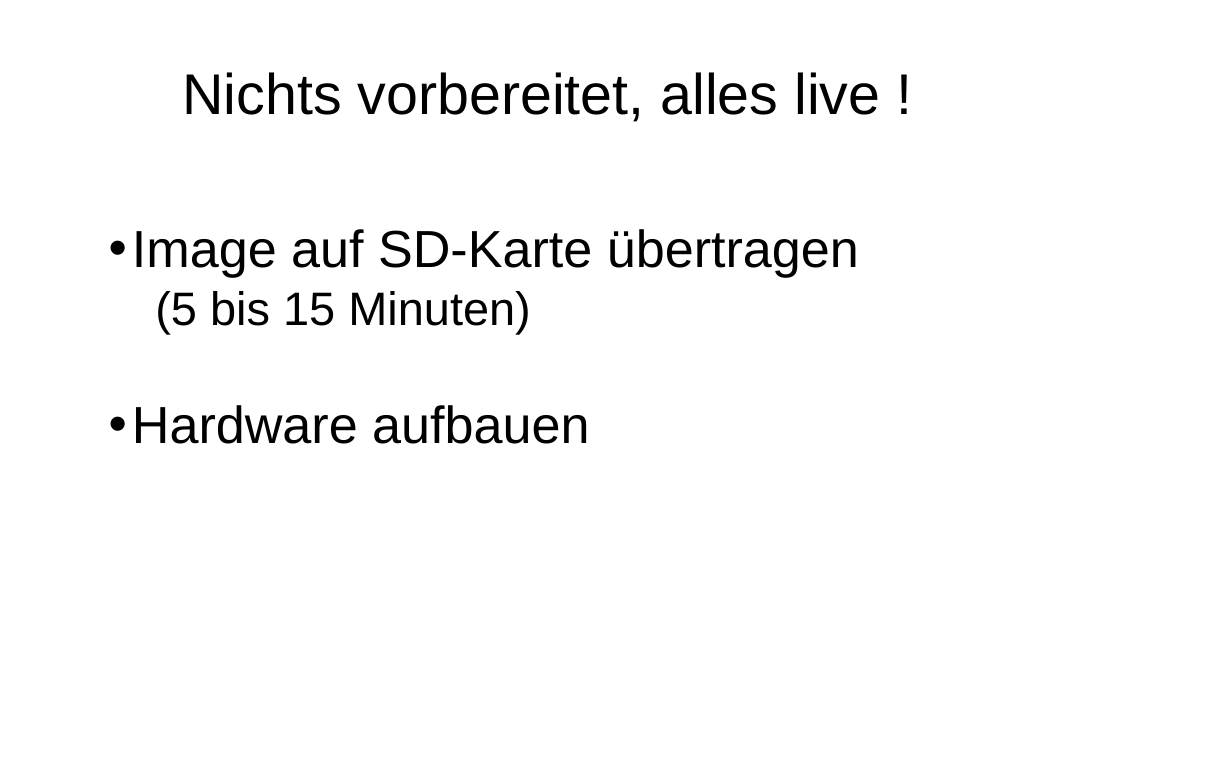
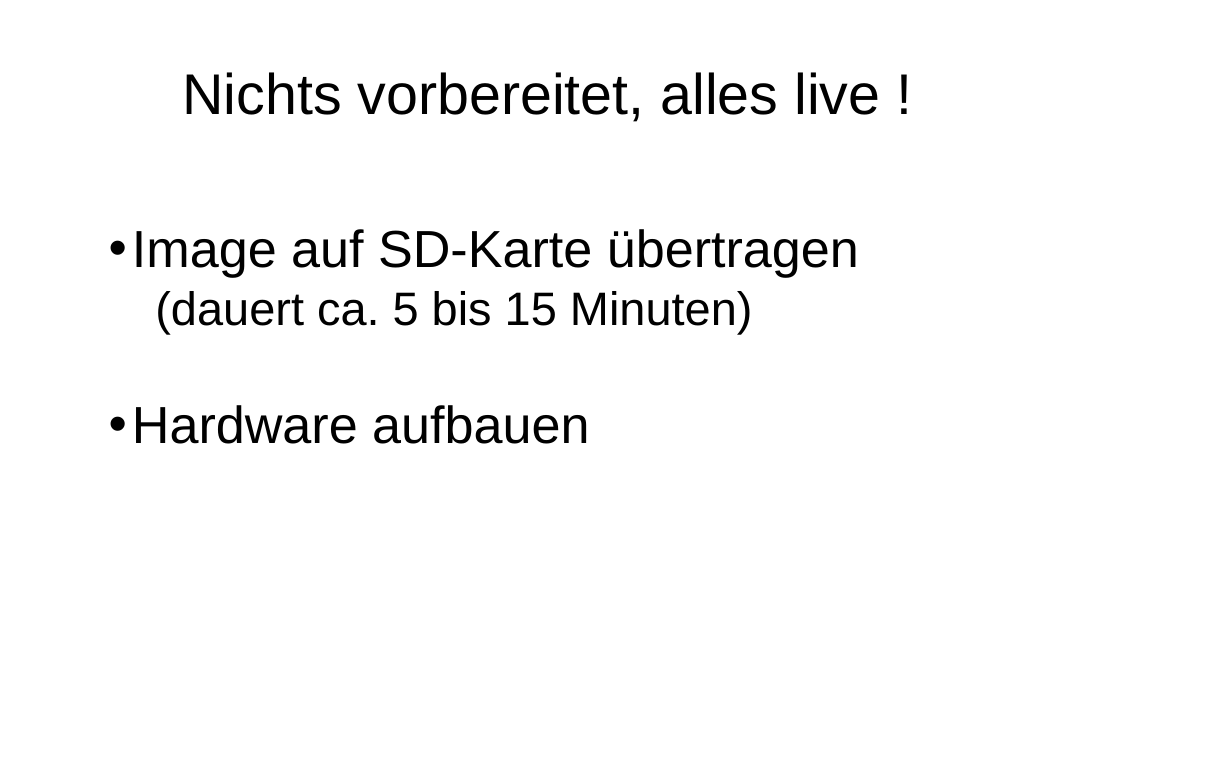
Before and after one commit to FrankPfattheicher/RaspiDotnet, a slide deck: slide 7 of Slides/RaspiDotnet.pptx. Drawn at 1232x776 pixels with LibreOffice and Linux fonts; fonts in the diff are those of the drawing; background and template pictures are left out. Boxes give left, top, right and bottom in pixels: in the first picture for what was removed or moved away, otherwise in the second. Text is boxed around its words. In the diff, an @@ line names an element or a change of style, - is before the commit and + after.

```diff
--- a/Slides/RaspiDotnet.pptx
+++ b/Slides/RaspiDotnet.pptx
@@ text at (x1=155, y1=291, x2=753, y2=334): text changed @@
-(5 bis 15 Minuten)
+(dauert ca. 5 bis 15 Minuten)
```
Also in this commit, not shown: 3 other slides changed, 8 slides added, 3 other files.
